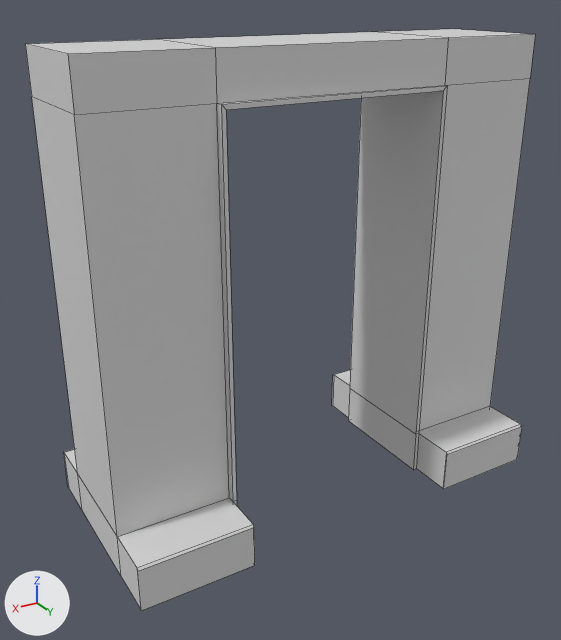
The FBX model Models/door1_frame_open.fbx as it was, and as the next commit left it.
Rendered twice from a camera (50 mm lens) standing at (3.27, 3.53, 2.62) and looking at (1.33, 0.31, 1.01). Arrows for +X, +Y and +Z are at lower left; the lights stay in place. Mesh edges are drawn as thin lines. Where no turn or scale is listed for an object, it has been applied to the vertices.

Objects in the first picture: 'door1_open'.
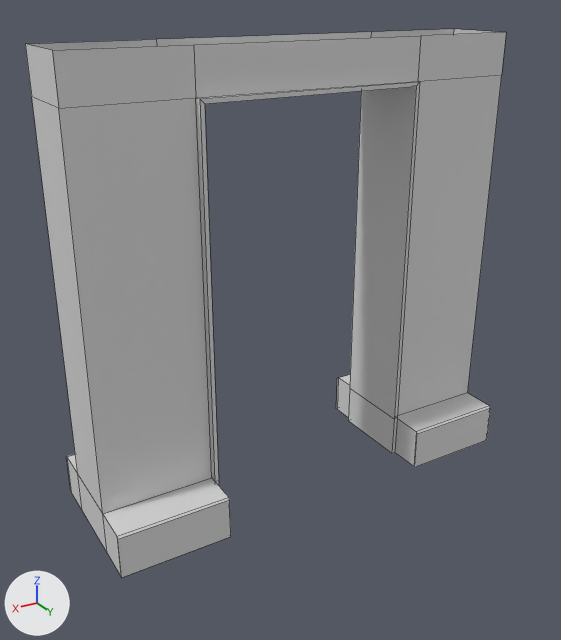
Patch to the scene script:
```diff
--- a/Models/door1_frame_open.fbx.py
+++ b/Models/door1_frame_open.fbx.py
@@ me_mesh @@
 # used by ob_door1_open; location = (0.0, 0.0, 0.0)
-me_mesh.from_pydata(...)  # 84 vertices, 68 faces; spans x 0.0..2.4, y -0.26..0.86, z 0.0..2.39
+me_mesh.from_pydata(...)  # 84 vertices, 65 faces; spans x 0.0..2.4, y -0.21..0.61, z 0.0..2.39
+# me_mesh part 1
+# 3 faces are deleted
+# 25 vertices in x 0.0..2.4, y 0.6..0.64, z 0.0..2.39 move by (0.0, -0.2, 0.0)
+# 8 vertices in x 0.0..2.4, y 0.86, z 0.0..0.23 move by (0.0, -0.25, 0.0)
+# 8 vertices in x 0.0..2.4, y 0.85, z 0.0..0.24 move by (0.0, -0.26, 0.0)
+# 8 vertices in x 0.0..2.4, y -0.26, z 0.0..0.23 move by (0.0, 0.05, 0.0)
+# 8 vertices in x 0.0..2.4, y -0.25, z 0.0..0.24 move by (0.0, 0.06, 0.0)
+# 1 vertex moves from x 0.0, y 0.58, z 0.0 to x 0.0, y 0.4, z 0.0
 me_mesh.materials.append(mat_uv1_mat)
```

Pixel boxes (x1, y1, x2, y2) of what changed, in the pictures (561 x 640 px):
'door1_open', reshaped
    before: (25, 29, 535, 611)
    after: (25, 29, 506, 577)
